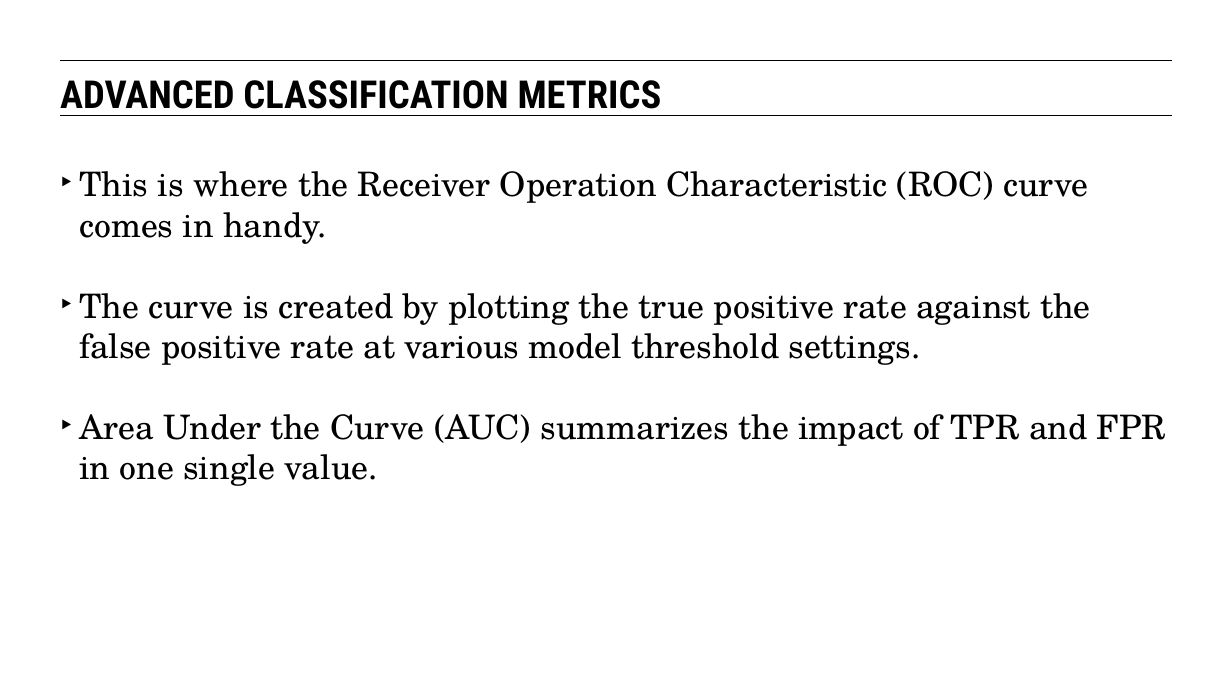
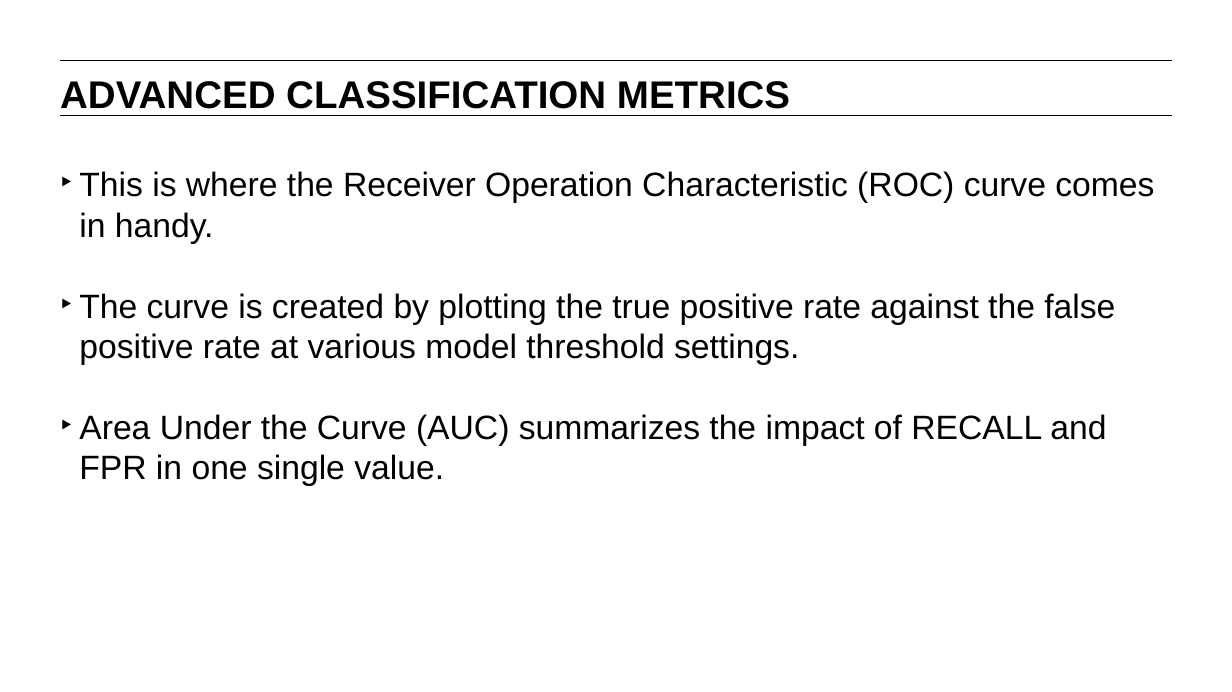
Before and after one commit to JamiesHQ/GA-MyDSRepo, a slide deck: slide 37 of lesson-9/09-intro-to-logistic-regression.pptx (slide 46 before the commit). Drawn at 1232x692 pixels with LibreOffice and Linux fonts; fonts in the diff are those of the drawing. Boxes give left, top, right and bottom in pixels: in the first picture for what was removed or moved away, otherwise in the second. Text is boxed around its words. In the diff, an @@ line names an element or a change of style, - is before the commit and + after.

```diff
--- a/lesson-9/09-intro-to-logistic-regression.pptx
+++ b/lesson-9/09-intro-to-logistic-regression.pptx
@@ text "ADVANCED CLASSIFICATION METRICS" at (x1=60, y1=81, x2=790, y2=109): font Roboto Condensed to Arial @@
@@ text at (x1=79, y1=171, x2=1154, y2=365): font TeX Gyre Schola to Arial in "This is where the Receiver Operation Characteristic ...", "The curve is created by plotting the ..." @@
@@ text at (x1=79, y1=414, x2=1106, y2=486): text changed; font TeX Gyre Schola to Arial @@
-‣ Area Under the Curve (AUC) summarizes the impact of TPR and FPR in one single value.
+‣ Area Under the Curve (AUC) summarizes the impact of RECALL and FPR in one single value.
```
Also in this commit, not shown: 46 other slides changed, 8 slides added, 21 slides removed, 39 other files.
